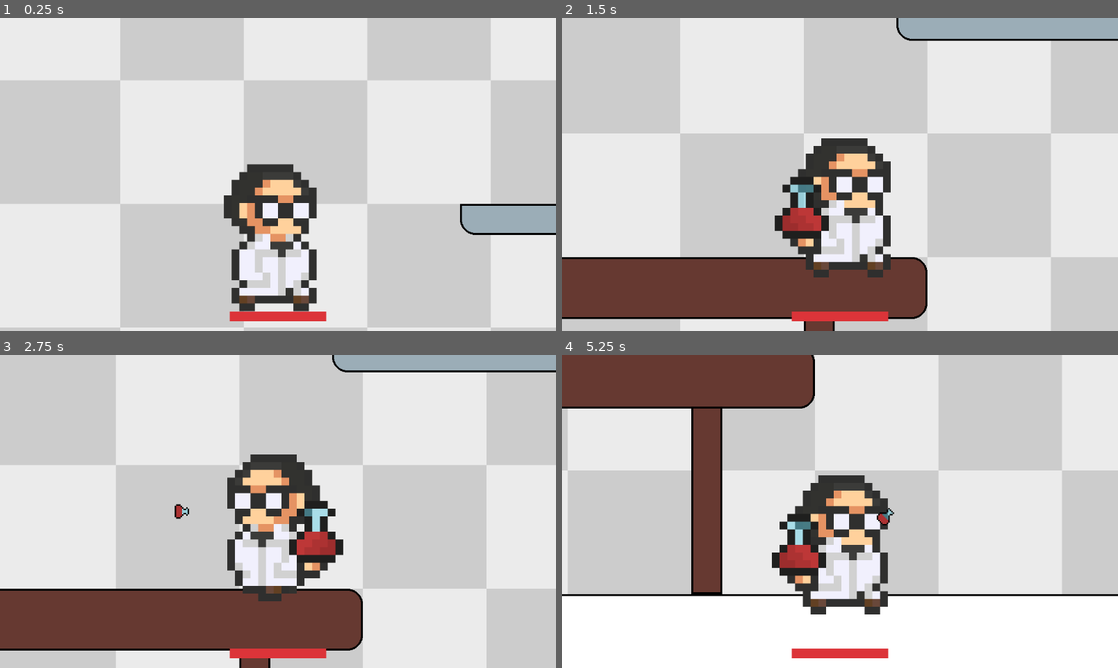
Above: before the commit, frames 1-4 (two rows, left to right).
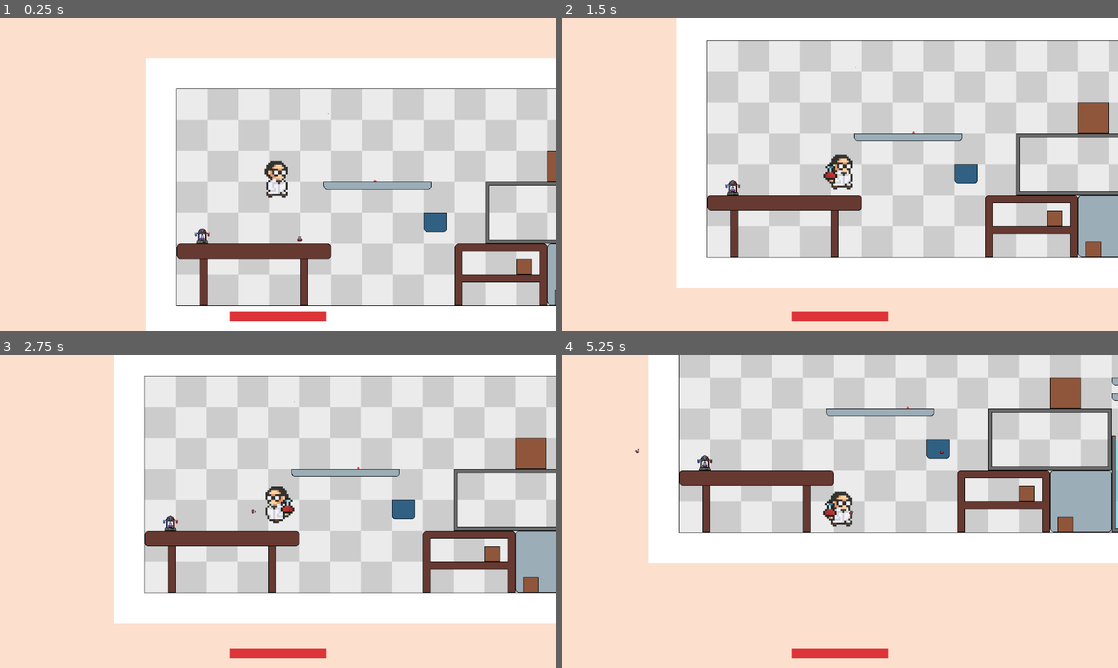
Above: after the commit, the same moments.

Repository: conor-wilson/dr-shrink
Game: Godot game, scene res://scenes/main.tscn
Two runs of this game, one before a commit and one after it. Both use one fixed random seed, a clock stepped at 60 frames per second and the inputs below. Sound files missing from this copy of the repository are replaced by a short silence.
Inputs:
- Up to frame 1 (0.25 s): no input
- Up to frame 2 (1.5 s): hold Right (Right) from 0.53 s (still down); tap Space (Shoot) at 0.6 s; tap W (Jump) at 0.77 s; tap Down (Shrink) at 1.35 s
- Up to frame 3 (2.75 s): tap W (Jump) at 1.52 s; release Right (Right) at 2.03 s; hold Left (Left) from 2.03 s (still down); tap Space (Shoot) at 2.1 s
- Up to frame 4 (5.25 s): release Left (Left) at 2.78 s; hold Right (Right) 2.78-4.28 s; tap Down (Shrink) at 2.85, 4.35 s; tap W (Jump) at 3.02, 3.77, 4.52 s; tap Space (Shoot) at 3.6, 5.1 s; hold Left (Left) 4.28-5.03 s; hold Right (Right) from 5.03 s (still down)

The runs differ from the first frame. In frame 1, 73% of the frame differs, in the area x 0-100%, y 0-100%; in frame 2, 72%; in frame 3, 73%; in frame 4, 80%.

Commit message:
Fixed shrinking mechanics

Diff:
--- a/shrinker/shrinker/scenes/entities/player.gd
+++ b/shrinker/shrinker/scenes/entities/player.gd
@@ -144,3 +144,4 @@
 func set_sprite_size():
 	$AnimatedSprite2D.scale = Vector2(1,1)* pow(2, current_size)
 	$CollisionShape2D.scale = Vector2(1,1)* pow(2, current_size)
+	$Camera2D.zoom = Vector2(1,1)* (4* pow(2, -current_size))
--- a/shrinker/shrinker/scenes/entities/player.tscn
+++ b/shrinker/shrinker/scenes/entities/player.tscn
@@ -43,10 +43,10 @@
 animations = [{
 "frames": [{
 "duration": 1.0,
+"texture": ExtResource("4_3rtbb")
+}, {
+"duration": 1.0,
 "texture": ExtResource("3_5ds5o")
-}, {
-"duration": 1.0,
-"texture": ExtResource("4_3rtbb")
 }, {
 "duration": 1.0,
 "texture": ExtResource("5_brkvq")
@@ -161,9 +161,8 @@
 
 [node name="AnimatedSprite2D" type="AnimatedSprite2D" parent="."]
 material = SubResource("ShaderMaterial_4p1pi")
-position = Vector2(0, -6)
 sprite_frames = SubResource("SpriteFrames_rolv3")
-animation = &"idle"
+animation = &"walk_gun"
 autoplay = "walk"
 speed_scale = 2.0
 
Binary file changed: shrinker/shrinker/graphics/elthens_pixel_art_scientists/Clipboard/ScientistClipboard.aseprite
Binary file changed: shrinker/shrinker/graphics/elthens_pixel_art_scientists/Clipboard/ScientistClipboard1.png
Not shown, added: shrinker/shrinker/graphics/elthens_pixel_art_scientists/Clipboard/ScientistClipboard1.png.import
Binary file added: shrinker/shrinker/graphics/elthens_pixel_art_scientists/Clipboard/ScientistClipboard10.png
Not shown, added: shrinker/shrinker/graphics/elthens_pixel_art_scientists/Clipboard/ScientistClipboard10.png.import
Binary file added: shrinker/shrinker/graphics/elthens_pixel_art_scientists/Clipboard/ScientistClipboard11.png
Not shown, added: shrinker/shrinker/graphics/elthens_pixel_art_scientists/Clipboard/ScientistClipboard11.png.import
Binary file added: shrinker/shrinker/graphics/elthens_pixel_art_scientists/Clipboard/ScientistClipboard12.png
Not shown, added: shrinker/shrinker/graphics/elthens_pixel_art_scientists/Clipboard/ScientistClipboard12.png.import
Binary file added: shrinker/shrinker/graphics/elthens_pixel_art_scientists/Clipboard/ScientistClipboard13.png
Not shown, added: shrinker/shrinker/graphics/elthens_pixel_art_scientists/Clipboard/ScientistClipboard13.png.import
Binary file added: shrinker/shrinker/graphics/elthens_pixel_art_scientists/Clipboard/ScientistClipboard14.png
(and 69 more such lines)
